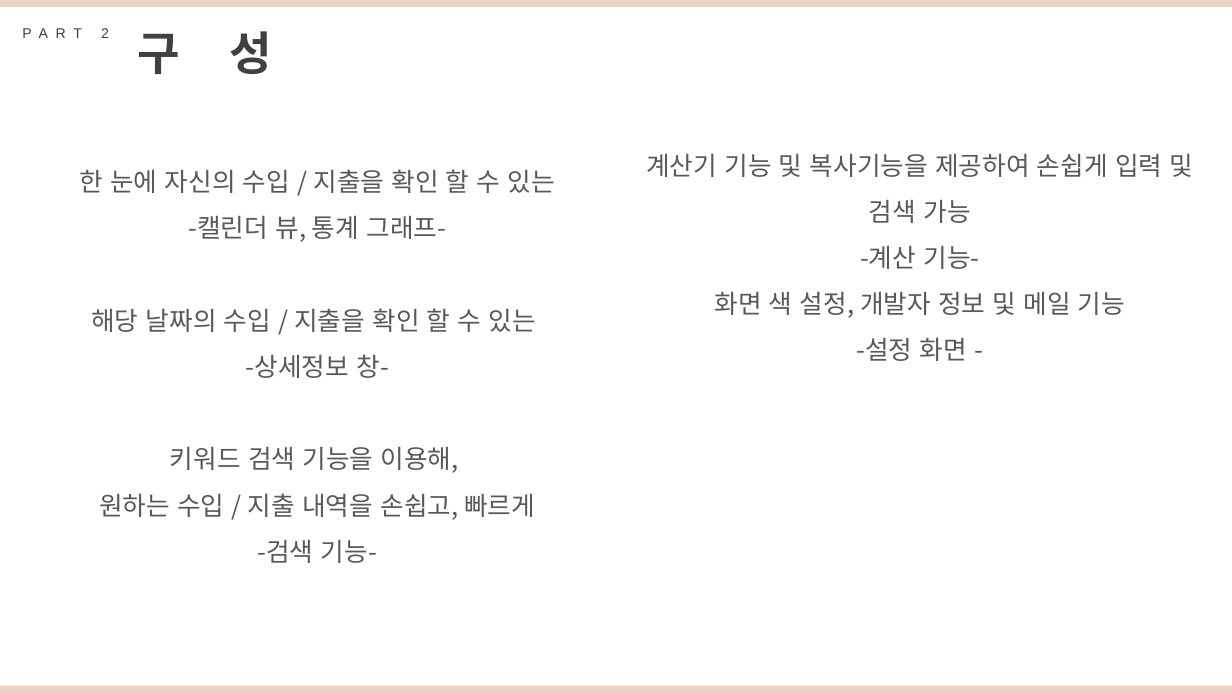
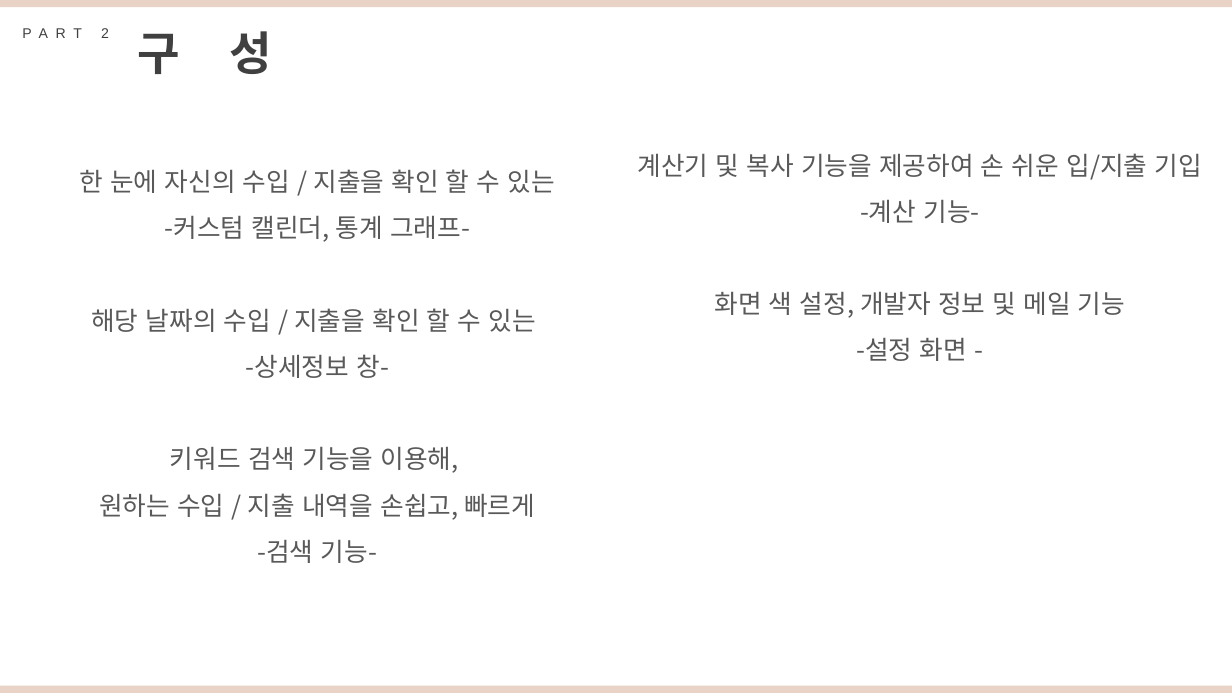
Before and after one commit to JoonminLee/household_account_book, a slide deck: slide 5 of 꿀꿀이가계부.pptx. Drawn at 1232x693 pixels with LibreOffice and Linux fonts; fonts in the diff are those of the drawing. Boxes give left, top, right and bottom in pixels: in the first picture for what was removed or moved away, otherwise in the second. Text is boxed around its words. In the diff, an @@ line names an element or a change of style, - is before the commit and + after.

```diff
--- a/꿀꿀이가계부.pptx
+++ b/꿀꿀이가계부.pptx
@@ text at [638,153,1202,180]: text changed @@
-계산기 기능 및 복사기능을 제공하여 손쉽게 입력 및 검색 가능
+계산기 및 복사 기능을 제공하여 손 쉬운 입/지출 기입
@@ text at [165,216,470,242]: text changed @@
--캘린더 뷰, 통계 그래프-
+-커스텀 캘린더, 통계 그래프-
```
Also in this commit, not shown: 1 other file.
